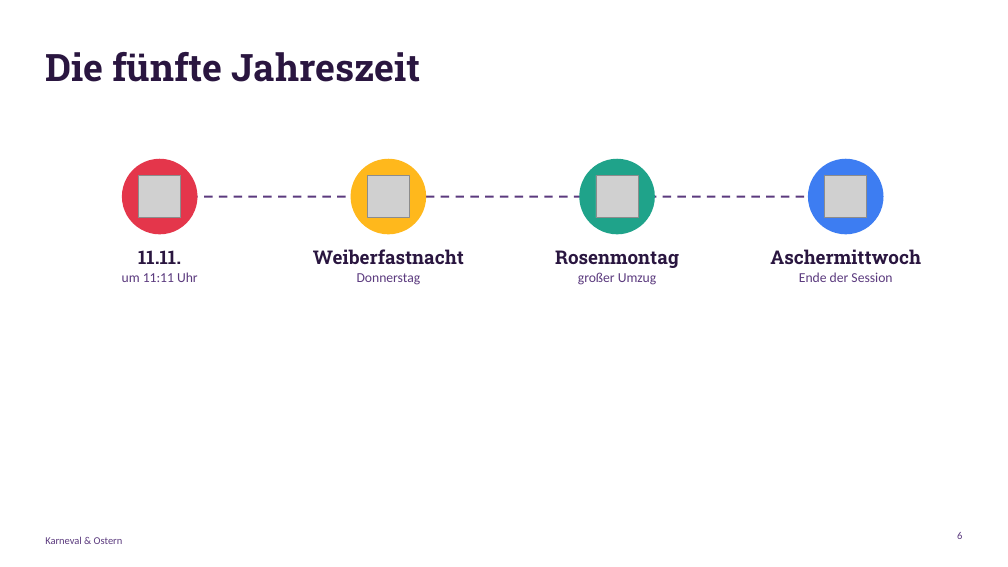
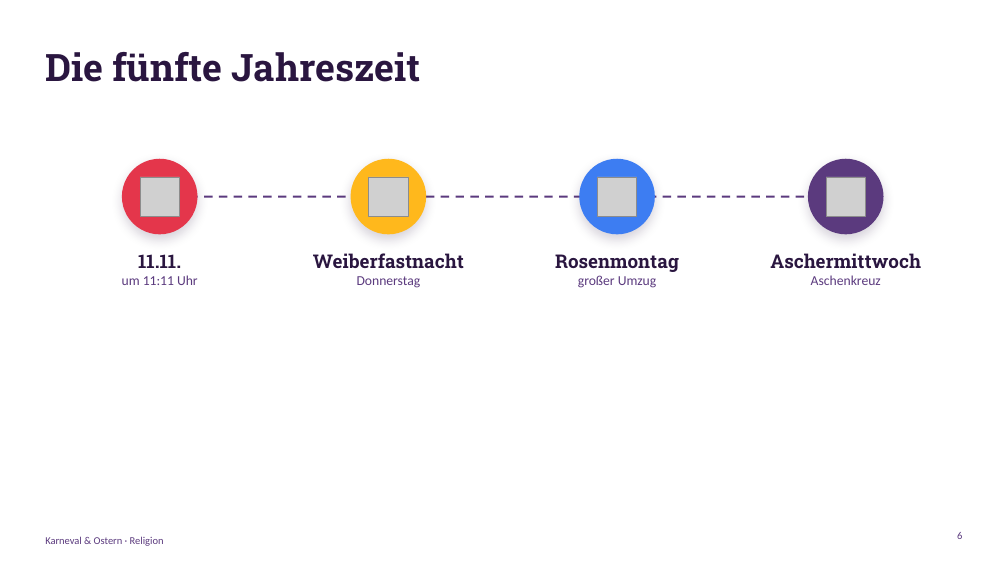
Before and after one commit to Flxrian/Erinnerung, a slide deck: slide 6 of Karneval_und_Ostern.pptx. Drawn at 1008x567 pixels with LibreOffice and Linux fonts; fonts in the diff are those of the drawing; grey boxes stand for pictures. Boxes give left, top, right and bottom in pixels: in the first picture for what was removed or moved away, otherwise in the second. Text is boxed around its words. In the diff, an @@ line names an element or a change of style, - is before the commit and + after.

```diff
--- a/Karneval_und_Ostern.pptx
+++ b/Karneval_und_Ostern.pptx
@@ ellipse at (x1=122, y1=159, x2=197, y2=234): shadow on @@
@@ ellipse at (x1=351, y1=159, x2=426, y2=234): shadow on @@
@@ ellipse at (x1=579, y1=159, x2=655, y2=234): fill #1FA38A to #3D7DF2; shadow on @@
@@ ellipse at (x1=808, y1=159, x2=884, y2=234): fill #3D7DF2 to #5B3A7E; shadow on @@
@@ 3 texts moved together from (x1=122, y1=249, x2=679, y2=285) to (x1=122, y1=253, x2=679, y2=288) @@
@@ text at (x1=811, y1=275, x2=881, y2=285): text changed @@
-Ende der Session
+Aschenkreuz
@@ text at (x1=45, y1=536, x2=164, y2=546): text changed @@
-Karneval & Ostern
+Karneval & Ostern · Religion
```
Also in this commit, not shown: 6 other slides changed, 9 slides added, 6 slides removed.
